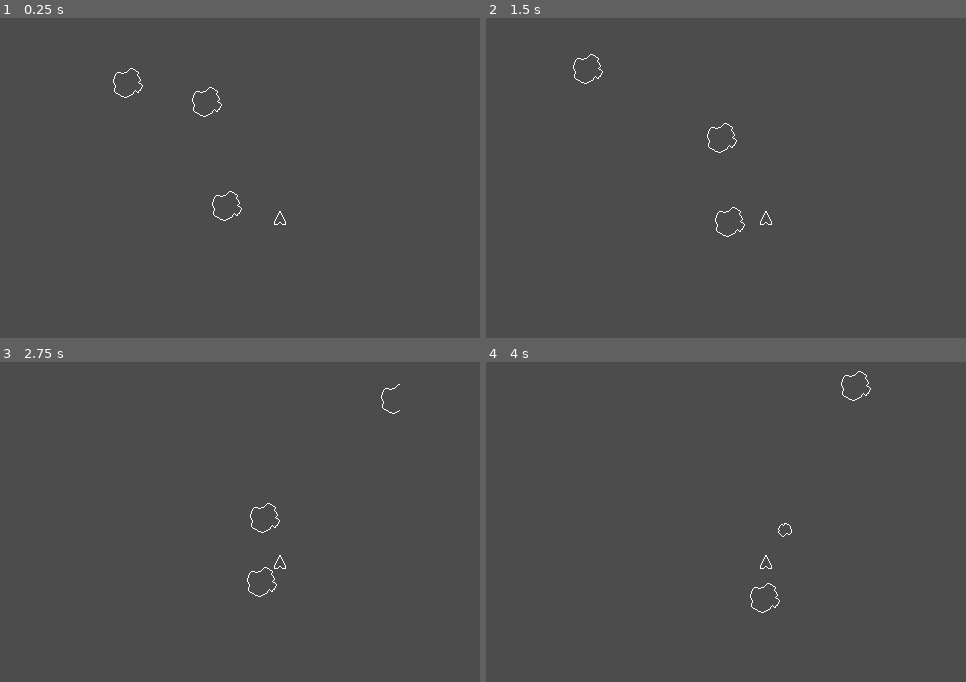
Above: before the commit, frames 1-4 (two rows, left to right).
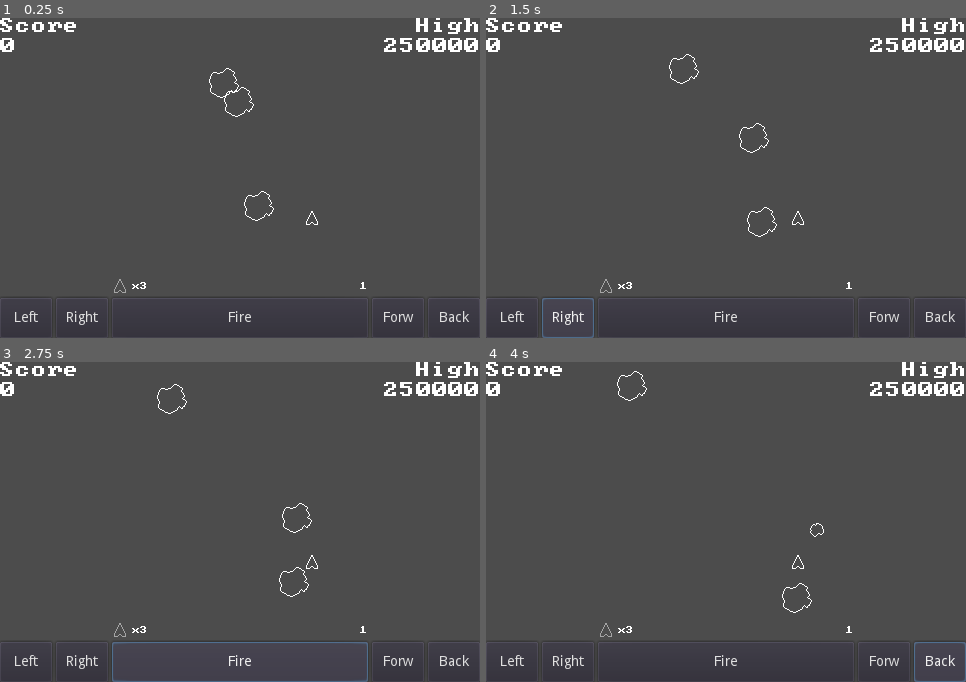
Above: after the commit, the same moments.

Repository: jmpoholarz/AsteroidsPractice
Game: Godot game, scene res://Main.tscn
Two runs of this game, one before a commit and one after it. Both use one fixed random seed, a clock stepped at 60 frames per second and the inputs below.
Inputs (mouse positions are in pixels of both pictures, inside the frame that each line leads up to):
- Up to frame 1 (0.25 s): no input
- Up to frame 2 (1.5 s): click (510, 318) at 0.5 s, where only the run after the commit has a clickable "Left"; click (567, 318) at 1.25 s, where only the run after the commit has a clickable "Right"
- Up to frame 3 (2.75 s): click (240, 662) at 2 s, where only the run after the commit has a clickable "Fire"
- Up to frame 4 (4 s): click (884, 662) at 2.75 s, where only the run after the commit has a clickable "Forw"; click (942, 662) at 3.5 s, where only the run after the commit has a clickable "Back"

The runs differ from the first frame. In frame 1, 2.2% of the frame differs, in the area x 0-100%, y 0-100%; in frame 2, 2.3%; in frame 3, 2.5%; in frame 4, 2.3%.

Commit message:
Added fonts; added UI design

Diff:
--- /dev/null
+++ b/Assets/fonts/pcsenior16.tres
@@ -0,0 +1,11 @@
+[gd_resource type="DynamicFont" load_steps=2 format=2]
+
+[ext_resource path="res://Assets/fonts/pcsenior.ttf" type="DynamicFontData" id=1]
+
+[resource]
+
+size = 16
+use_mipmaps = false
+use_filter = false
+font_data = ExtResource( 1 )
+_sections_unfolded = [ "Settings" ]
--- /dev/null
+++ b/Assets/fonts/pcsenior24.tres
@@ -0,0 +1,11 @@
+[gd_resource type="DynamicFont" load_steps=2 format=2]
+
+[ext_resource path="res://Assets/fonts/pcsenior.ttf" type="DynamicFontData" id=1]
+
+[resource]
+
+size = 24
+use_mipmaps = false
+use_filter = false
+font_data = ExtResource( 1 )
+_sections_unfolded = [ "Settings" ]
--- /dev/null
+++ b/Assets/fonts/pcsenior8.tres
@@ -0,0 +1,11 @@
+[gd_resource type="DynamicFont" load_steps=2 format=2]
+
+[ext_resource path="res://Assets/fonts/pcsenior.ttf" type="DynamicFontData" id=1]
+
+[resource]
+
+size = 8
+use_mipmaps = false
+use_filter = false
+font_data = ExtResource( 1 )
+_sections_unfolded = [ "Settings" ]
--- a/AsteroidMedium.gd
+++ b/AsteroidMedium.gd
@@ -26,7 +26,6 @@
 	position.y += velocity.y * delta
 
 func _on_AsteroidMedium_area_shape_entered(area_id, area, area_shape, self_shape):
-	print(typeof(area))
 	var small1 = smallAsteroid.instance()
 	small1.position.x = position.x
 	small1.position.y = position.y
--- a/Bullet.tscn
+++ b/Bullet.tscn
@@ -38,7 +38,7 @@
 [node name="Timer" type="Timer" parent="." index="3"]
 
 process_mode = 1
-wait_time = 1.0
+wait_time = 0.67
 one_shot = false
 autostart = true
 
--- a/Main.tscn
+++ b/Main.tscn
@@ -1,23 +1,224 @@
-[gd_scene load_steps=4 format=2]
+[gd_scene load_steps=7 format=2]
 
 [ext_resource path="res://Main.gd" type="Script" id=1]
-[ext_resource path="res://AsteroidLarge.tscn" type="PackedScene" id=2]
-[ext_resource path="res://Ship.tscn" type="PackedScene" id=3]
+[ext_resource path="res://Assets/fonts/pcsenior16.tres" type="DynamicFont" id=2]
+[ext_resource path="res://AsteroidLarge.tscn" type="PackedScene" id=3]
+[ext_resource path="res://Ship.tscn" type="PackedScene" id=4]
+[ext_resource path="res://Assets/ship.png" type="Texture" id=5]
+[ext_resource path="res://Assets/fonts/pcsenior8.tres" type="DynamicFont" id=6]
 
 [node name="Main" type="Node" index="0"]
 
 script = ExtResource( 1 )
 
-[node name="ViewportContainer" type="ViewportContainer" parent="." index="0"]
-
-anchor_left = 0.5
-anchor_top = 0.5
-anchor_right = 0.5
-anchor_bottom = 0.5
-margin_left = -160.0
-margin_top = -160.0
-margin_right = 160.0
-margin_bottom = 160.0
+[node name="UI" type="HBoxContainer" parent="." index="0"]
+
+anchor_left = 0.0
+anchor_top = 0.0
+anchor_right = 1.0
+anchor_bottom = 1.0
+rect_pivot_offset = Vector2( 0, 0 )
+rect_clip_content = false
+mouse_filter = 1
+mouse_default_cursor_shape = 0
+size_flags_horizontal = 3
+size_flags_vertical = 3
+alignment = 0
+_sections_unfolded = [ "Grow Direction", "Rect" ]
+
+[node name="LeftDock" type="VBoxContainer" parent="UI" index="0"]
+
+editor/display_folded = true
+anchor_left = 0.0
+anchor_top = 0.0
+anchor_right = 0.0
+anchor_bottom = 0.0
+margin_right = 108.0
+margin_bottom = 320.0
+rect_pivot_offset = Vector2( 0, 0 )
+rect_clip_content = false
+mouse_filter = 1
+mouse_default_cursor_shape = 0
+size_flags_horizontal = 3
+size_flags_vertical = 3
+alignment = 0
+_sections_unfolded = [ "Rect", "Size Flags" ]
+
+[node name="scoreLabel" type="Label" parent="UI/LeftDock" index="0"]
+
+anchor_left = 0.0
+anchor_top = 0.0
+anchor_right = 0.0
+anchor_bottom = 0.0
+margin_right = 108.0
+margin_bottom = 16.0
+rect_pivot_offset = Vector2( 0, 0 )
+rect_clip_content = false
+mouse_filter = 2
+mouse_default_cursor_shape = 0
+size_flags_horizontal = 1
+size_flags_vertical = 4
+custom_fonts/font = ExtResource( 2 )
+text = "Score"
+percent_visible = 1.0
+lines_skipped = 0
+max_lines_visible = -1
+_sections_unfolded = [ "Anchor", "custom_fonts" ]
+
+[node name="scoreValueLabel" type="Label" parent="UI/LeftDock" index="1"]
+
+anchor_left = 0.0
+anchor_top = 0.0
+anchor_right = 0.0
+anchor_bottom = 0.0
+margin_top = 20.0
+margin_right = 108.0
+margin_bottom = 36.0
+rect_pivot_offset = Vector2( 0, 0 )
+rect_clip_content = false
+mouse_filter = 2
+mouse_default_cursor_shape = 0
+size_flags_horizontal = 1
+size_flags_vertical = 4
+custom_fonts/font = ExtResource( 2 )
+text = "0"
+percent_visible = 1.0
+lines_skipped = 0
+max_lines_visible = -1
+_sections_unfolded = [ "custom_fonts" ]
+
+[node name="HSeparator" type="HSeparator" parent="UI/LeftDock" index="2"]
+
+modulate = Color( 1, 1, 1, 0 )
+anchor_left = 0.0
+anchor_top = 0.0
+anchor_right = 0.0
+anchor_bottom = 0.0
+margin_top = 40.0
+margin_right = 108.0
+margin_bottom = 276.0
+rect_pivot_offset = Vector2( 0, 0 )
+rect_clip_content = false
+mouse_filter = 0
+mouse_default_cursor_shape = 0
+size_flags_horizontal = 1
+size_flags_vertical = 3
+_sections_unfolded = [ "Visibility" ]
+
+[node name="buttonContainer" type="HBoxContainer" parent="UI/LeftDock" index="3"]
+
+anchor_left = 0.0
+anchor_top = 0.0
+anchor_right = 0.0
+anchor_bottom = 0.0
+margin_top = 280.0
+margin_right = 108.0
+margin_bottom = 320.0
+rect_min_size = Vector2( 0, 40 )
+rect_pivot_offset = Vector2( 0, 0 )
+rect_clip_content = false
+mouse_filter = 1
+mouse_default_cursor_shape = 0
+size_flags_horizontal = 1
+size_flags_vertical = 1
+alignment = 0
+_sections_unfolded = [ "Rect" ]
+
+[node name="leftButton" type="Button" parent="UI/LeftDock/buttonContainer" index="0"]
+
+anchor_left = 0.0
+anchor_top = 0.0
+anchor_right = 0.0
+anchor_bottom = 0.0
+margin_right = 52.0
+margin_bottom = 40.0
+rect_pivot_offset = Vector2( 0, 0 )
+rect_clip_content = false
+focus_mode = 2
+mouse_filter = 0
+mouse_default_cursor_shape = 0
+size_flags_horizontal = 3
+size_flags_vertical = 1
+toggle_mode = false
+enabled_focus_mode = 2
+shortcut = null
+group = null
+text = "Left"
+flat = false
+align = 1
+_sections_unfolded = [ "Size Flags" ]
+
+[node name="rightButton" type="Button" parent="UI/LeftDock/buttonContainer" index="1"]
+
+anchor_left = 0.0
+anchor_top = 0.0
+anchor_right = 0.0
+anchor_bottom = 0.0
+margin_left = 56.0
+margin_right = 108.0
+margin_bottom = 40.0
+rect_pivot_offset = Vector2( 0, 0 )
+rect_clip_content = false
+focus_mode = 2
+mouse_filter = 0
+mouse_default_cursor_shape = 0
+size_flags_horizontal = 3
+size_flags_vertical = 1
+toggle_mode = false
+enabled_focus_mode = 2
+shortcut = null
+group = null
+text = "Right"
+flat = false
+align = 1
+_sections_unfolded = [ "Size Flags" ]
+
+[node name="CenterDock" type="VBoxContainer" parent="UI" index="1"]
+
+anchor_left = 0.0
+anchor_top = 0.0
+anchor_right = 0.0
+anchor_bottom = 0.0
+margin_left = 112.0
+margin_right = 368.0
+margin_bottom = 320.0
+rect_pivot_offset = Vector2( 0, 0 )
+rect_clip_content = false
+mouse_filter = 1
+mouse_default_cursor_shape = 0
+size_flags_horizontal = 1
+size_flags_vertical = 1
+alignment = 0
+_sections_unfolded = [ "Anchor", "Margin", "Rect", "Size Flags" ]
+
+[node name="HSeparator" type="HSeparator" parent="UI/CenterDock" index="0"]
+
+visible = false
+modulate = Color( 1, 1, 1, 0 )
+anchor_left = 0.0
+anchor_top = 0.0
+anchor_right = 0.0
+anchor_bottom = 0.0
+margin_right = 256.0
+margin_bottom = 12.0
+rect_pivot_offset = Vector2( 0, 0 )
+rect_clip_content = false
+mouse_filter = 0
+mouse_default_cursor_shape = 0
+size_flags_horizontal = 1
+size_flags_vertical = 3
+_sections_unfolded = [ "Size Flags", "Visibility" ]
+
+[node name="ViewportContainer" type="ViewportContainer" parent="UI/CenterDock" index="1"]
+
+editor/display_folded = true
+anchor_left = 0.0
+anchor_top = 0.0
+anchor_right = 0.0
+anchor_bottom = 0.0
+margin_right = 256.0
+margin_bottom = 256.0
+rect_min_size = Vector2( 256, 256 )
 rect_pivot_offset = Vector2( 0, 0 )
 rect_clip_content = false
 mouse_filter = 0
@@ -26,11 +227,12 @@
 size_flags_vertical = 1
 stretch = false
 stretch_shrink = 1
-
-[node name="Viewport" type="Viewport" parent="ViewportContainer" index="0"]
+_sections_unfolded = [ "Rect" ]
+
+[node name="Viewport" type="Viewport" parent="UI/CenterDock/ViewportContainer" index="0"]
 
 arvr = false
-size = Vector2( 320, 320 )
+size = Vector2( 256, 256 )
 own_world = false
 world = null
 transparent_bg = false
@@ -54,18 +256,316 @@
 shadow_atlas_quad_3 = 4
 _sections_unfolded = [ "Rendering" ]
 
-[node name="Asteroid" parent="ViewportContainer/Viewport" index="0" instance=ExtResource( 2 )]
+[node name="Asteroid" parent="UI/CenterDock/ViewportContainer/Viewport" index="0" instance=ExtResource( 3 )]
 
 position = Vector2( 121.29, 76.4495 )
 
-[node name="AsteroidLarge" parent="ViewportContainer/Viewport" index="1" instance=ExtResource( 2 )]
+[node name="AsteroidLarge" parent="UI/CenterDock/ViewportContainer/Viewport" index="1" instance=ExtResource( 3 )]
 
 position = Vector2( 373.506, 67.6689 )
 
-[node name="AsteroidLarge2" parent="ViewportContainer/Viewport" index="2" instance=ExtResource( 2 )]
+[node name="AsteroidLarge2" parent="UI/CenterDock/ViewportContainer/Viewport" index="2" instance=ExtResource( 3 )]
 
 position = Vector2( 143.299, 184.431 )
 
-[node name="Ship" parent="ViewportContainer/Viewport" index="3" instance=ExtResource( 3 )]
+[node name="Ship" parent="UI/CenterDock/ViewportContainer/Viewport" index="3" instance=ExtResource( 4 )]
 
 position = Vector2( 246.991, 157.045 )
+
+[node name="lifeLevelContainer" type="HBoxContainer" parent="UI/CenterDock" index="2"]
+
+editor/display_folded = true
+anchor_left = 0.0
+anchor_top = 0.0
+anchor_right = 0.0
+anchor_bottom = 0.0
+margin_top = 260.0
+margin_right = 256.0
+margin_bottom = 276.0
+rect_pivot_offset = Vector2( 0, 0 )
+rect_clip_content = false
+mouse_filter = 1
+mouse_default_cursor_shape = 0
+size_flags_horizontal = 1
+size_flags_vertical = 1
+alignment = 0
+
+[node name="lifeIcon" type="TextureRect" parent="UI/CenterDock/lifeLevelContainer" index="0"]
+
+modulate = Color( 1, 1, 1, 0.497255 )
+anchor_left = 0.0
+anchor_top = 0.0
+anchor_right = 0.0
+anchor_bottom = 0.0
+margin_right = 16.0
+margin_bottom = 16.0
+rect_pivot_offset = Vector2( 0, 0 )
+rect_clip_content = false
+mouse_filter = 1
+mouse_default_cursor_shape = 0
+size_flags_horizontal = 1
+size_flags_vertical = 1
+texture = ExtResource( 5 )
+stretch_mode = 3
+_sections_unfolded = [ "Theme", "Visibility" ]
+
+[node name="lifeValueLabel" type="Label" parent="UI/CenterDock/lifeLevelContainer" index="1"]
+
+anchor_left = 0.0
+anchor_top = 0.0
+anchor_right = 0.0
+anchor_bottom = 0.0
+margin_left = 20.0
+margin_top = 4.0
+margin_right = 36.0
+margin_bottom = 12.0
+rect_pivot_offset = Vector2( 0, 0 )
+rect_clip_content = false
+mouse_filter = 2
+mouse_default_cursor_shape = 0
+size_flags_horizontal = 1
+size_flags_vertical = 4
+custom_fonts/font = ExtResource( 6 )
+text = "x3"
+percent_visible = 1.0
+lines_skipped = 0
+max_lines_visible = -1
+_sections_unfolded = [ "custom_fonts" ]
+
+[node name="VSeparator" type="VSeparator" parent="UI/CenterDock/lifeLevelContainer" index="2"]
+
+modulate = Color( 1, 1, 1, 0 )
+anchor_left = 0.0
+anchor_top = 0.0
+anchor_right = 0.0
+anchor_bottom = 0.0
+margin_left = 40.0
+margin_right = 244.0
+margin_bottom = 16.0
+rect_pivot_offset = Vector2( 0, 0 )
+rect_clip_content = false
+mouse_filter = 0
+mouse_default_cursor_shape = 0
+size_flags_horizontal = 3
+size_flags_vertical = 1
+_sections_unfolded = [ "Visibility" ]
+
+[node name="levelLabel" type="Label" parent="UI/CenterDock/lifeLevelContainer" index="3"]
+
+anchor_left = 0.0
+anchor_top = 0.0
+anchor_right = 0.0
+anchor_bottom = 0.0
+margin_left = 248.0
+margin_top = 4.0
+margin_right = 256.0
+margin_bottom = 12.0
+rect_pivot_offset = Vector2( 0, 0 )
+rect_clip_content = false
+mouse_filter = 2
+mouse_default_cursor_shape = 0
+size_flags_horizontal = 1
+size_flags_vertical = 4
+custom_fonts/font = ExtResource( 6 )
+text = "1"
+align = 2
+percent_visible = 1.0
+lines_skipped = 0
+max_lines_visible = -1
+_sections_unfolded = [ "custom_fonts" ]
+
+[node name="HSeparator2" type="HSeparator" parent="UI/CenterDock" index="3"]
+
+visible = false
+modulate = Color( 1, 1, 1, 0 )
+anchor_left = 0.0
+anchor_top = 0.0
+anchor_right = 0.0
+anchor_bottom = 0.0
+margin_top = 288.0
+margin_right = 256.0
+margin_bottom = 292.0
+rect_pivot_offset = Vector2( 0, 0 )
+rect_clip_content = false
+mouse_filter = 0
+mouse_default_cursor_shape = 0
+size_flags_horizontal = 1
+size_flags_vertical = 3
+_sections_unfolded = [ "Rect", "Size Flags", "Visibility" ]
+
+[node name="fireButton" type="Button" parent="UI/CenterDock" index="4"]
+
+anchor_left = 0.0
+anchor_top = 0.0
+anchor_right = 0.0
+anchor_bottom = 0.0
+margin_top = 280.0
+margin_right = 256.0
+margin_bottom = 320.0
+rect_min_size = Vector2( 0, 40 )
+rect_pivot_offset = Vector2( 0, 0 )
+rect_clip_content = false
+focus_mode = 2
+mouse_filter = 0
+mouse_default_cursor_shape = 0
+size_flags_horizontal = 1
+size_flags_vertical = 1
+toggle_mode = false
+enabled_focus_mode = 2
+shortcut = null
+group = null
+text = "Fire"
+flat = false
+align = 1
+_sections_unfolded = [ "Rect", "Size Flags" ]
+
+[node name="RightDock" type="VBoxContainer" parent="UI" index="2"]
+
+editor/display_folded = true
+anchor_left = 0.0
+anchor_top = 0.0
+anchor_right = 0.0
+anchor_bottom = 0.0
+margin_left = 372.0
+margin_right = 480.0
+margin_bottom = 320.0
+rect_pivot_offset = Vector2( 0, 0 )
+rect_clip_content = false
+mouse_filter = 1
+mouse_default_cursor_shape = 0
+size_flags_horizontal = 3
+size_flags_vertical = 1
+alignment = 0
+_sections_unfolded = [ "Rect", "Size Flags" ]
+
+[node name="highLabel" type="Label" parent="UI/RightDock" index="0"]
+
+anchor_left = 0.0
+anchor_top = 0.0
+anchor_right = 0.0
+anchor_bottom = 0.0
+margin_right = 108.0
+margin_bottom = 16.0
+rect_pivot_offset = Vector2( 0, 0 )
+rect_clip_content = false
+mouse_filter = 2
+mouse_default_cursor_shape = 0
+size_flags_horizontal = 1
+size_flags_vertical = 4
+custom_fonts/font = ExtResource( 2 )
+text = "High"
+align = 2
+percent_visible = 1.0
+lines_skipped = 0
+max_lines_visible = -1
+_sections_unfolded = [ "Anchor", "custom_fonts" ]
+
+[node name="highValueLabel" type="Label" parent="UI/RightDock" index="1"]
+
+anchor_left = 0.0
+anchor_top = 0.0
+anchor_right = 0.0
+anchor_bottom = 0.0
+margin_top = 20.0
+margin_right = 108.0
+margin_bottom = 36.0
+rect_pivot_offset = Vector2( 0, 0 )
+rect_clip_content = false
+mouse_filter = 2
+mouse_default_cursor_shape = 0
+size_flags_horizontal = 1
+size_flags_vertical = 4
+custom_fonts/font = ExtResource( 2 )
+text = "250000"
+align = 2
+percent_visible = 1.0
+lines_skipped = 0
+max_lines_visible = -1
+_sections_unfolded = [ "custom_fonts" ]
+
+[node name="HSeparator" type="HSeparator" parent="UI/RightDock" index="2"]
+
+modulate = Color( 1, 1, 1, 0 )
+anchor_left = 0.0
+anchor_top = 0.0
+anchor_right = 0.0
+anchor_bottom = 0.0
+margin_top = 40.0
+margin_right = 108.0
+margin_bottom = 276.0
+rect_pivot_offset = Vector2( 0, 0 )
+rect_clip_content = false
+mouse_filter = 0
+mouse_default_cursor_shape = 0
+size_flags_horizontal = 1
+size_flags_vertical = 3
+_sections_unfolded = [ "Rect", "Size Flags", "Visibility" ]
+
+[node name="buttonContainer" type="HBoxContainer" parent="UI/RightDock" index="3"]
+
+editor/display_folded = true
+anchor_left = 0.0
+anchor_top = 0.0
+anchor_right = 0.0
+anchor_bottom = 0.0
+margin_top = 280.0
+margin_right = 108.0
+margin_bottom = 320.0
+rect_min_size = Vector2( 0, 40 )
+rect_pivot_offset = Vector2( 0, 0 )
+rect_clip_content = false
+mouse_filter = 1
+mouse_default_cursor_shape = 0
+size_flags_horizontal = 1
+size_flags_vertical = 1
+alignment = 0
+_sections_unfolded = [ "Rect" ]
+
+[node name="forwardButton" type="Button" parent="UI/RightDock/buttonContainer" index="0"]
+
+anchor_left = 0.0
+anchor_top = 0.0
+anchor_right = 0.0
+anchor_bottom = 0.0
+margin_right = 52.0
+margin_bottom = 40.0
+rect_pivot_offset = Vector2( 0, 0 )
+rect_clip_content = false
+focus_mode = 2
+mouse_filter = 0
+mouse_default_cursor_shape = 0
+size_flags_horizontal = 3
+size_flags_vertical = 1
+toggle_mode = false
+enabled_focus_mode = 2
+shortcut = null
+group = null
+text = "Forw"
+flat = false
+align = 1
+_sections_unfolded = [ "Rect", "Size Flags" ]
+
+[node name="backButton" type="Button" parent="UI/RightDock/buttonContainer" index="1"]
+
+anchor_left = 0.0
+anchor_top = 0.0
+anchor_right = 0.0
+anchor_bottom = 0.0
+margin_left = 56.0
+margin_right = 108.0
+margin_bottom = 40.0
+rect_pivot_offset = Vector2( 0, 0 )
+rect_clip_content = false
+focus_mode = 2
+mouse_filter = 0
+mouse_default_cursor_shape = 0
+size_flags_horizontal = 3
+size_flags_vertical = 1
+toggle_mode = false
+enabled_focus_mode = 2
+shortcut = null
+group = null
+text = "Back"
+flat = false
+align = 1
+_sections_unfolded = [ "Rect" ]
--- a/Ship.tscn
+++ b/Ship.tscn
@@ -9,7 +9,7 @@
 custom_solver_bias = 0.0
 extents = Vector2( 16, 16 )
 
-[node name="Ship" type="Area2D"]
+[node name="Ship" type="Area2D" index="0"]
 
 position = Vector2( 0, -1 )
 input_pickable = true
Binary file added: Assets/fonts/pcsenior.ttf
